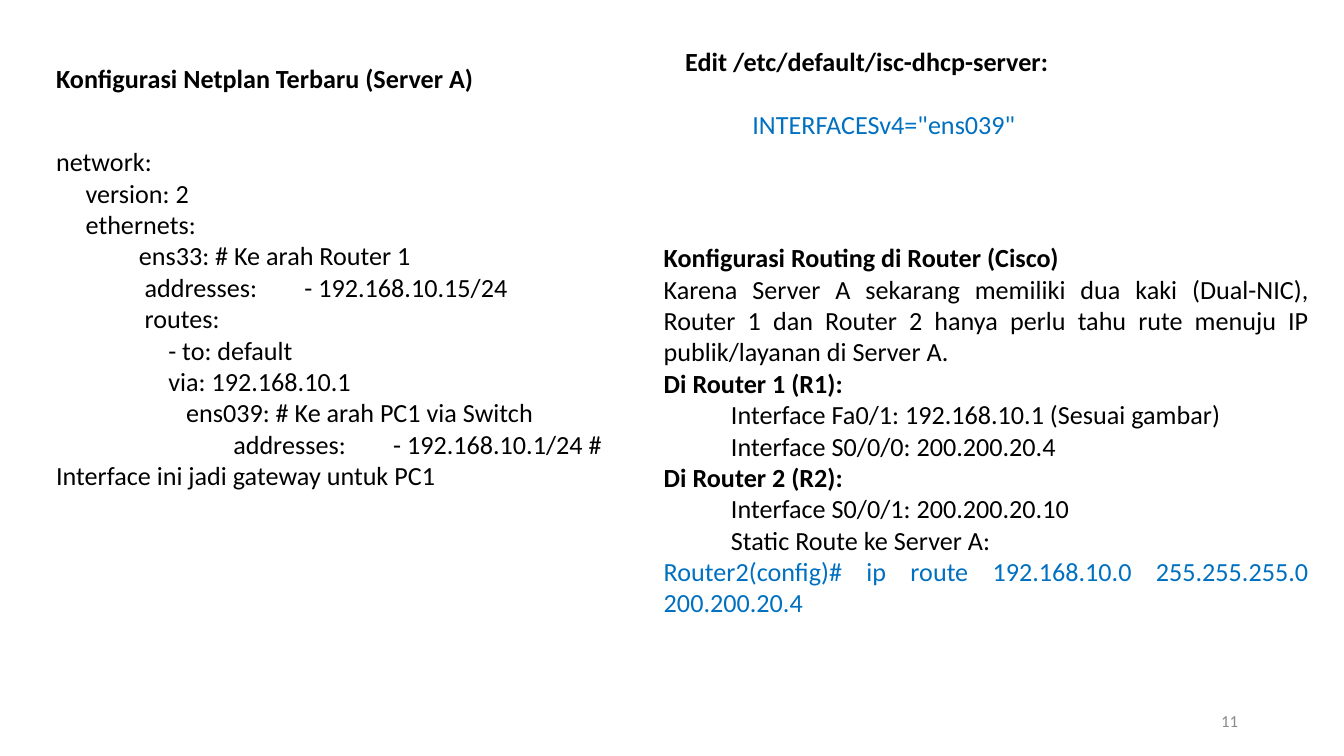
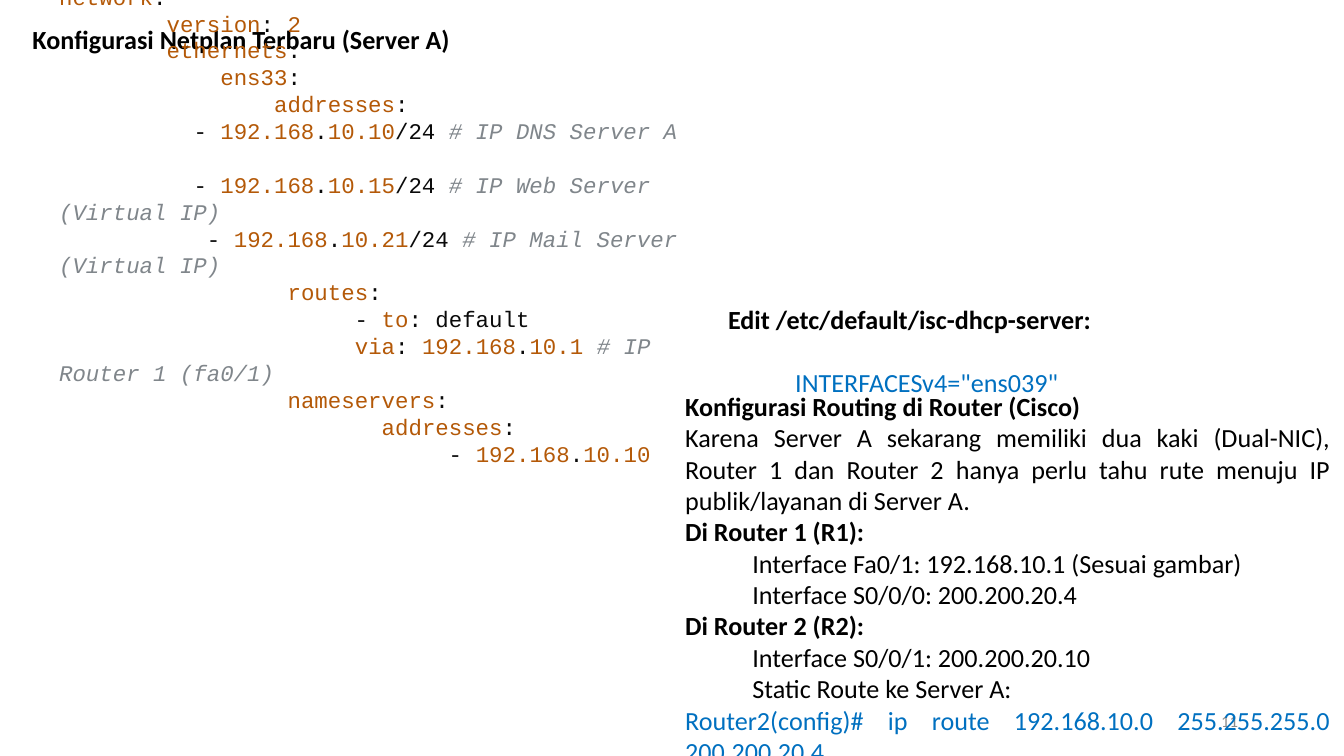
Before and after one commit to amelcharolinesgn2/ANJAR_CCNP_Lab, a slide deck: slide 11 of LAB_VMware_Ubuntu Server-DHCP-DNS-MailServer-Bin9.pptx. Drawn at 1344x756 pixels with LibreOffice and Linux fonts; fonts in the diff are those of the drawing. Boxes give left, top, right and bottom in pixels: in the first picture for what was removed or moved away, otherwise in the second. Text is boxed around its words. In the diff, an @@ line names an element or a change of style, - is before the commit and + after.

```diff
--- a/LAB_VMware_Ubuntu Server-DHCP-DNS-MailServer-Bin9.pptx
+++ b/LAB_VMware_Ubuntu Server-DHCP-DNS-MailServer-Bin9.pptx
@@ text "Konfigurasi Netplan Terbaru (Server A)": place and size @@
-text "Konfigurasi Netplan Terbaru (Server A)" at (56,68,473,93)
+text "Konfigurasi Netplan Terbaru (Server A)" at (32,28,450,56)
@@ text at (59,0,678,436): paragraph added @@
+yaml
@@ text "yaml": place and size @@
-text "yaml" at (56,153,583,490)
+text "yaml" at (59,0,678,436)
@@ text "yaml" at (59,0,678,436): vertical alignment top to middle @@
@@ text at (59,0,529,328): size 14 to 12 pt, font Calibri to Courier New, text colour #000000 to #B45908 in "network:", "version: 2", "ethernets:", "routes:" and 1 more places; text colour #000000 to #0A0A0A in "network:", "version:", "ethernets:", "routes:" and 1 more places @@
@@ text at (59,70,678,278): text changed; size 14 to 12 pt; font Calibri to Courier New; text colour #000000 to #80868B @@
-ens33: # Ke arah Router 1
-addresses: - 192.168.10.15/24
+ens33:
+addresses:
+- 192.168.10.10/24 # IP DNS Server A
+- 192.168.10.15/24 # IP Web Server (Virtual IP)
+- 192.168.10.21/24 # IP Mail Server (Virtual IP)
@@ text "Edit /etc/default/isc-dhcp-server:" rewrapped from (685,52,1048,135) to (728,310,1091,399) @@
@@ text at (59,338,651,436): text changed; size 14 to 12 pt; font Calibri to Courier New; text colour #000000 to #B45908 @@
-via: 192.168.10.1
-ens039: # Ke arah PC1 via Switch
-addresses: - 192.168.10.1/24 # Interface ini jadi gateway untuk PC1
+via: 192.168.10.1 # IP Router 1 (fa0/1)
+nameservers:
+addresses:
+- 192.168.10.10
@@ text "Konfigurasi Routing di Router (Cisco)" rewrapped from (664,248,1308,612) to (685,396,1330,735) @@
```
Also in this commit, not shown: 4 other slides changed.
